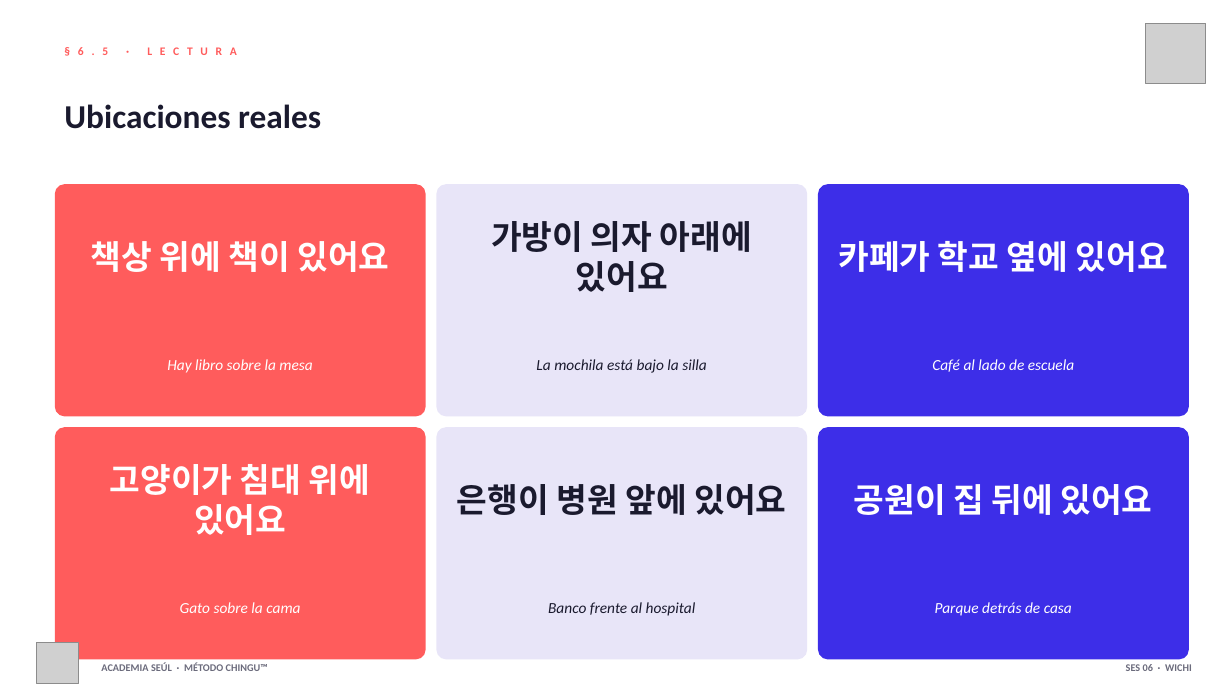
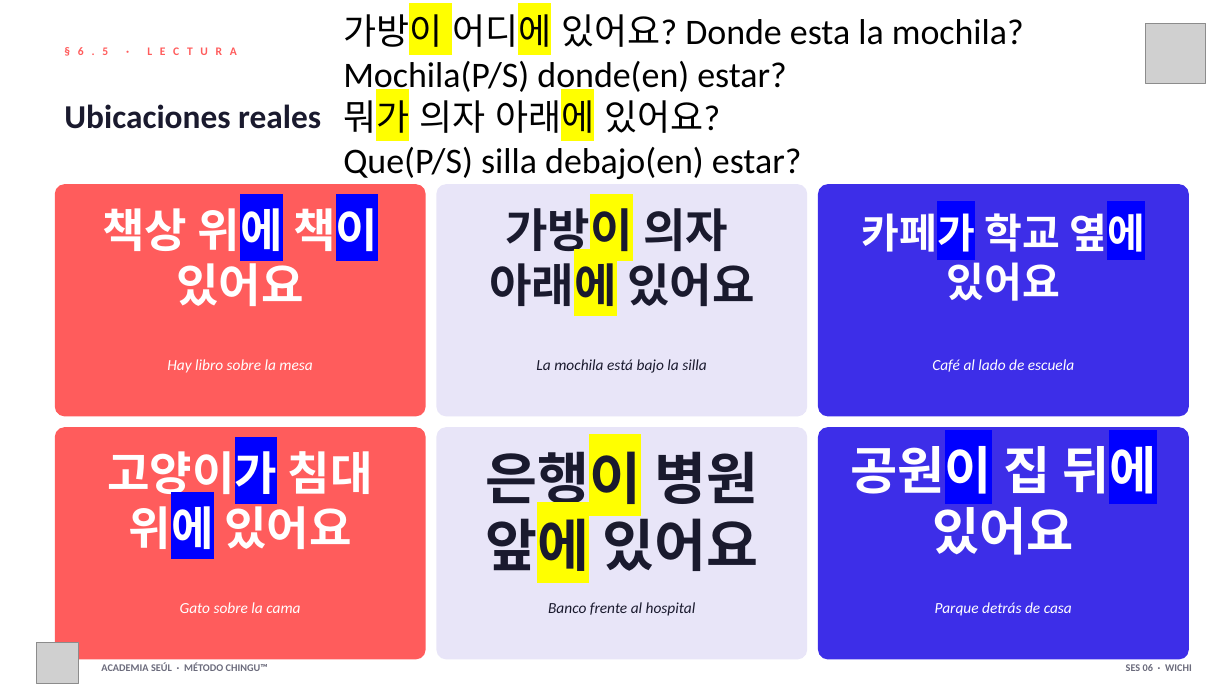
Before and after one commit to academiaseul/ACADEMIASEULWEB, a slide deck: slide 9 of A1_Nivel_1/06_Ubicacion/Sesion_06_Ubicacion.pptx (slide 8 before the commit). Drawn at 1232x693 pixels with LibreOffice and Linux fonts; fonts in the diff are those of the drawing; grey boxes stand for pictures. Boxes give left, top, right and bottom in pixels: in the first picture for what was removed or moved away, otherwise in the second. Text is boxed around its words. In the diff, an @@ line names an element or a change of style, - is before the commit and + after.

```diff
--- a/A1_Nivel_1/06_Ubicacion/Sesion_06_Ubicacion.pptx
+++ b/A1_Nivel_1/06_Ubicacion/Sesion_06_Ubicacion.pptx
@@ text added at <box>343,8,1024,179</box>, 28 pt, text #000000 @@
+가방이 어디에 있어요? Donde esta la mochila?
+Mochila(P/S) donde(en) estar?
+뭐가 의자 아래에 있어요?
+Que(P/S) silla debajo(en) estar?
@@ text "책상 위에 책이 있어요" at <box>102,200,378,306</box>: size 26 to 36 pt; highlight none to #0000FF in "위에 책이" @@
@@ text at <box>489,200,755,314</box>: text changed; size 26 to 36 pt @@
-가방이 의자 아래에 있어요
+가방이 의자
+아래에 있어요
@@ text "카페가 학교 옆에 있어요" at <box>862,206,1145,301</box>: size 26 to 32 pt; highlight none to #0000FF in "카페가 옆에" @@
@@ text "고양이가 침대 위에 있어요" at <box>107,443,373,557</box>: size 26 to 36 pt; highlight none to #0000FF in "고양이가 위에" @@
@@ text "은행이 병원 앞에 있어요": place and size @@
-text "은행이 병원 앞에 있어요" at <box>457,484,786,515</box>
+text "은행이 병원 앞에 있어요" at <box>485,442,758,581</box>
@@ text "은행이 병원 앞에 있어요" at <box>485,442,758,581</box>: size 26 to 44 pt; highlight none to #FFFF00 in "은행이 앞에" @@
@@ text "공원이 집 뒤에 있어요" at <box>850,437,1156,555</box>: size 26 to 40 pt; highlight none to #0000FF in "공원이 뒤에" @@
```
Also in this commit, not shown: 9 other slides changed, 2 slides added, 14 other files.
